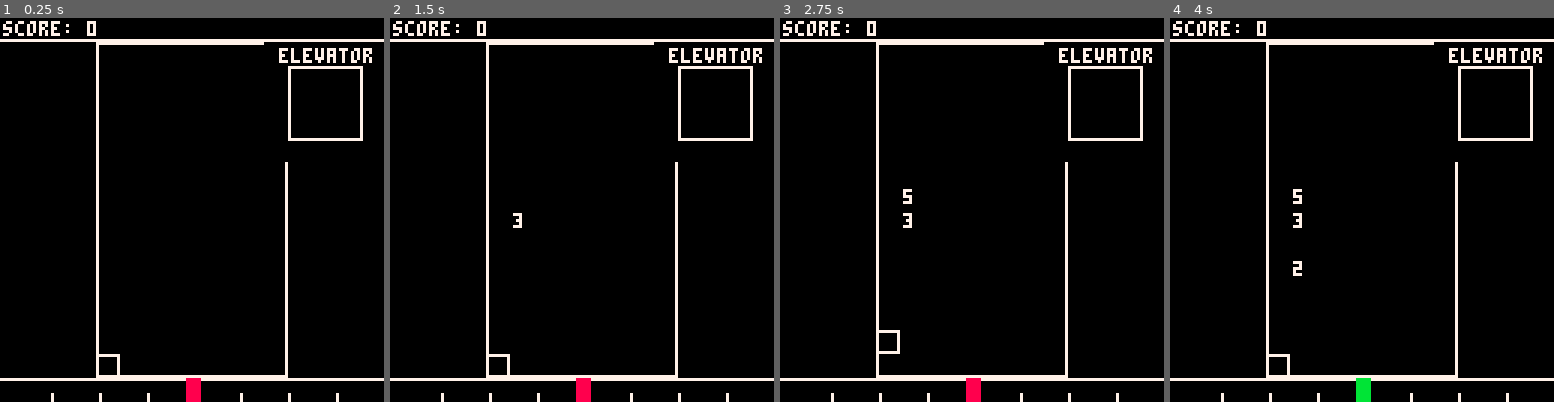
Above: before the commit, frames 1-4 (left to right).
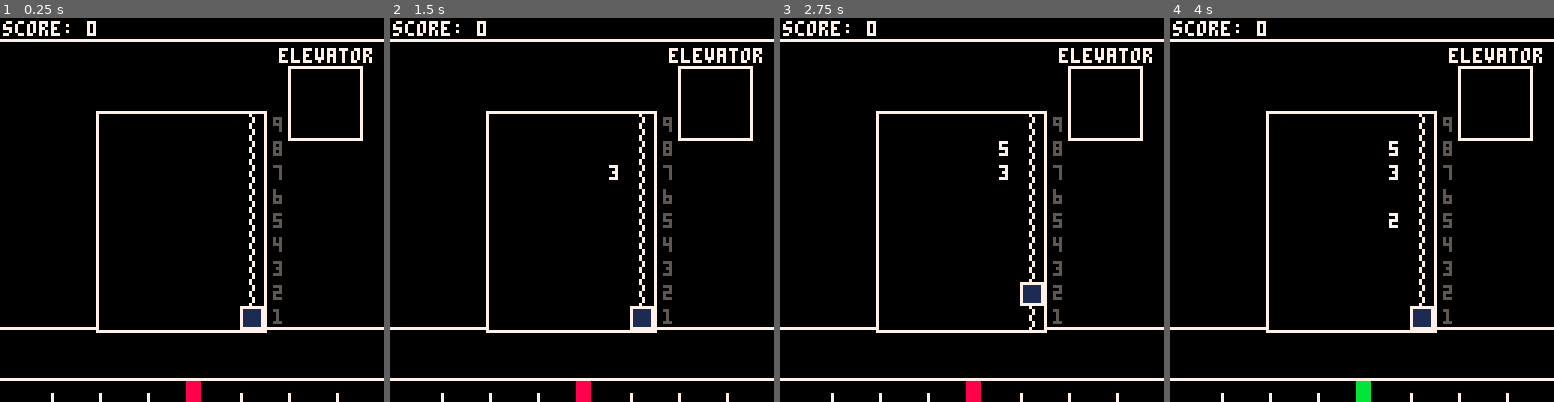
Above: after the commit, the same moments.

Repository: GerodruS/gj211219
Game: PICO-8 cartridge game.p8
The game is run twice, just before and just after one commit, with the same random seed, the same clock (stepped at 60 frames per second) and the same inputs.
Inputs:
- Up to frame 1 (0.25 s): no input
- Up to frame 2 (1.5 s): no input
- Up to frame 3 (2.75 s): hold Right 1.6-2.1 s; hold Up 2.15-2.42 s; hold Right from 2.47 s (still down)
- Up to frame 4 (4 s): release Right at 3.03 s; hold Left 3.08-3.58 s; hold Down 3.63-3.97 s

The runs differ from the first frame. In frame 1, 4.4% of the frame differs, in the area x 0-100%, y 6-95%; in frame 2, 4.5%; in frame 3, 4.6%; in frame 4, 4.8%.

Commit message:
Added some visual improvements

Diff:
--- a/game.p8
+++ b/game.p8
@@ -36,11 +36,11 @@
  local p=get_progress()
 
  if test_rhythm() then
-  rectfill(62,127,66,127-7)
+  rectfill(62,127,66,127-6)
  elseif test_rhythm_2() then
-  rectfill(62,127,66,127-3)
+  rectfill(62,127,66,127-2)
  else
-  rectfill(62,127,66,127-5)
+  rectfill(62,127,66,127-4)
  end
 
  for i=1,3 do
@@ -84,8 +84,8 @@
 function init_elevator()
  min_floor=1
  max_floor=9
- first_floor_pos={33,113}
- floor_size={8,8}
+ first_floor_pos={33+8*6,113-2*8}
+ floor_size={-8,8}
 
  current_floor=1
 end
@@ -94,8 +94,8 @@
  local can_move=test_rhythm()
 
  local dp={0,0}
- if (btnp(⬅️)) dp[1]-=1
- if (btnp(➡️)) dp[1]+=1
+ if (btnp(➡️)) dp[1]-=1
+ if (btnp(⬅️)) dp[1]+=1
  if (btnp(⬆️)) dp[2]+=1
  if (btnp(⬇️)) dp[2]-=1
 
@@ -139,6 +139,8 @@
  color(7)
  print('elevator',93,10)
 
+ -- inside elevator
+ color(7)
  local count=0
  for i=0,8 do
   local p=passengers[i+1]
@@ -150,10 +152,24 @@
   end
  end
 
+ -- elevator small preview
  for i=0,count-1 do
   local xx=x+(i%3)*2
   local yy=y+flr(i/3)*2
   rectfill(xx,yy,xx+1,yy+1,3)
+ end
+
+ -- floors labels
+ local x=first_floor_pos[1]+8+2
+ local y=first_floor_pos[2]
+ for i=1,9 do
+  local is_dest=false
+  for j=1,#passengers do
+   if (passengers[j]==i) is_dest=true
+  end
+  color(is_dest and 7 or 5)
+  print(i,x,y)
+  y-=8
  end
 end
 
@@ -218,6 +234,7 @@
 end
 
 function draw_queues()
+ color(7)
  local x=first_floor_pos[1]+floor_size[1]
  for i=min_floor,max_floor do
   local y=first_floor_pos[2]-floor_size[2]*(i-1)
@@ -317,22 +334,29 @@
 
 
 
+…(7 lines of a section not shown)…
 __map__
 2222222222222222222222222222222200000000000000000000000000000000000000000000000000000000000000000000000000000000000000000000000000000000000000000000000000000000000000000000000000000000000000000000000000000000000000000000000000000000000000000000000000000000
-0000000001020202020202000000000000000000000000000000000000000000000000000000000000000000000000000000000000000000000000000000000000000000000000000000000000000000000000000000000000000000000000000000000000000000000000000000000000000000000000000000000000000000
-0000000011000000000000000102021100000000000000000000000000000000000000000000000000000000000000000000000000000000000000000000000000000000000000000000000000000000000000000000000000000000000000000000000000000000000000000000000000000000000000000000000000000000
-0000000011000000000000001100001100000000000000000000000000000000000000000000000000000000000000000000000000000000000000000000000000000000000000000000000000000000000000000000000000000000000000000000000000000000000000000000000000000000000000000000000000000000
-0000000011000000000000001100001100000000000000000000000000000000000000000000000000000000000000000000000000000000000000000000000000000000000000000000000000000000000000000000000000000000000000000000000000000000000000000000000000000000000000000000000000000000
-0000000011000000000000000202023400000000000000000000000000000000000000000000000000000000000000000000000000000000000000000000000000000000000000000000000000000000000000000000000000000000000000000000000000000000000000000000000000000000000000000000000000000000
-0000000011000000000000130000000000000000000000000000000000000000000000000000000000000000000000000000000000000000000000000000000000000000000000000000000000000000000000000000000000000000000000000000000000000000000000000000000000000000000000000000000000000000
-0000000011000000000000130000000000000000000000000000000000000000000000000000000000000000000000000000000000000000000000000000000000000000000000000000000000000000000000000000000000000000000000000000000000000000000000000000000000000000000000000000000000000000
-0000000011000000000000130000000000000000000000000000000000000000000000000000000000000000000000000000000000000000000000000000000000000000000000000000000000000000000000000000000000000000000000000000000000000000000000000000000000000000000000000000000000000000
-0000000011000000000000130000000000000000000000000000000000000000000000000000000000000000000000000000000000000000000000000000000000000000000000000000000000000000000000000000000000000000000000000000000000000000000000000000000000000000000000000000000000000000
-0000000011000000000000130000000000000000000000000000000000000000000000000000000000000000000000000000000000000000000000000000000000000000000000000000000000000000000000000000000000000000000000000000000000000000000000000000000000000000000000000000000000000000
-0000000011000000000000130000000000000000000000000000000000000000000000000000000000000000000000000000000000000000000000000000000000000000000000000000000000000000000000000000000000000000000000000000000000000000000000000000000000000000000000000000000000000000
-0000000011000000000000130000000000000000000000000000000000000000000000000000000000000000000000000000000000000000000000000000000000000000000000000000000000000000000000000000000000000000000000000000000000000000000000000000000000000000000000000000000000000000
-0000000011000000000000130000000000000000000000000000000000000000000000000000000000000000000000000000000000000000000000000000000000000000000000000000000000000000000000000000000000000000000000000000000000000000000000000000000000000000000000000000000000000000
-0000000021222222222222230000000000000000000000000000000000000000000000000000000000000000000000000000000000000000000000000000000000000000000000000000000000000000000000000000000000000000000000000000000000000000000000000000000000000000000000000000000000000000
+0000000000000000000000000000000000000000000000000000000000000000000000000000000000000000000000000000000000000000000000000000000000000000000000000000000000000000000000000000000000000000000000000000000000000000000000000000000000000000000000000000000000000000
+0000000000000000000000000102021100000000000000000000000000000000000000000000000000000000000000000000000000000000000000000000000000000000000000000000000000000000000000000000000000000000000000000000000000000000000000000000000000000000000000000000000000000000
+0000000022222222222222351100001100000000000000000000000000000000000000000000000000000000000000000000000000000000000000000000000000000000000000000000000000000000000000000000000000000000000000000000000000000000000000000000000000000000000000000000000000000000
+0000000011000000000014111100001100000000000000000000000000000000000000000000000000000000000000000000000000000000000000000000000000000000000000000000000000000000000000000000000000000000000000000000000000000000000000000000000000000000000000000000000000000000
+0000000011000000000014110202023400000000000000000000000000000000000000000000000000000000000000000000000000000000000000000000000000000000000000000000000000000000000000000000000000000000000000000000000000000000000000000000000000000000000000000000000000000000
+0000000011000000000014110000000000000000000000000000000000000000000000000000000000000000000000000000000000000000000000000000000000000000000000000000000000000000000000000000000000000000000000000000000000000000000000000000000000000000000000000000000000000000
+0000000011000000000014110000000000000000000000000000000000000000000000000000000000000000000000000000000000000000000000000000000000000000000000000000000000000000000000000000000000000000000000000000000000000000000000000000000000000000000000000000000000000000
+0000000011000000000014110000000000000000000000000000000000000000000000000000000000000000000000000000000000000000000000000000000000000000000000000000000000000000000000000000000000000000000000000000000000000000000000000000000000000000000000000000000000000000
+0000000011000000000014110000000000000000000000000000000000000000000000000000000000000000000000000000000000000000000000000000000000000000000000000000000000000000000000000000000000000000000000000000000000000000000000000000000000000000000000000000000000000000
+0000000011000000000014110000000000000000000000000000000000000000000000000000000000000000000000000000000000000000000000000000000000000000000000000000000000000000000000000000000000000000000000000000000000000000000000000000000000000000000000000000000000000000
+0000000011000000000014110000000000000000000000000000000000000000000000000000000000000000000000000000000000000000000000000000000000000000000000000000000000000000000000000000000000000000000000000000000000000000000000000000000000000000000000000000000000000000
+2222222211000000000014212222222200000000000000000000000000000000000000000000000000000000000000000000000000000000000000000000000000000000000000000000000000000000000000000000000000000000000000000000000000000000000000000000000000000000000000000000000000000000
+0000000002020202020202340000000000000000000000000000000000000000000000000000000000000000000000000000000000000000000000000000000000000000000000000000000000000000000000000000000000000000000000000000000000000000000000000000000000000000000000000000000000000000
+0000000000000000000000000000000000000000000000000000000000000000000000000000000000000000000000000000000000000000000000000000000000000000000000000000000000000000000000000000000000000000000000000000000000000000000000000000000000000000000000000000000000000000
 0202020202020202020202020202020200000000000000000000000000000000000000000000000000000000000000000000000000000000000000000000000000000000000000000000000000000000000000000000000000000000000000000000000000000000000000000000000000000000000000000000000000000000
 
 
Not shown, changed: 21 lines of the sprite sheet (__gfx__) section of game.p8
